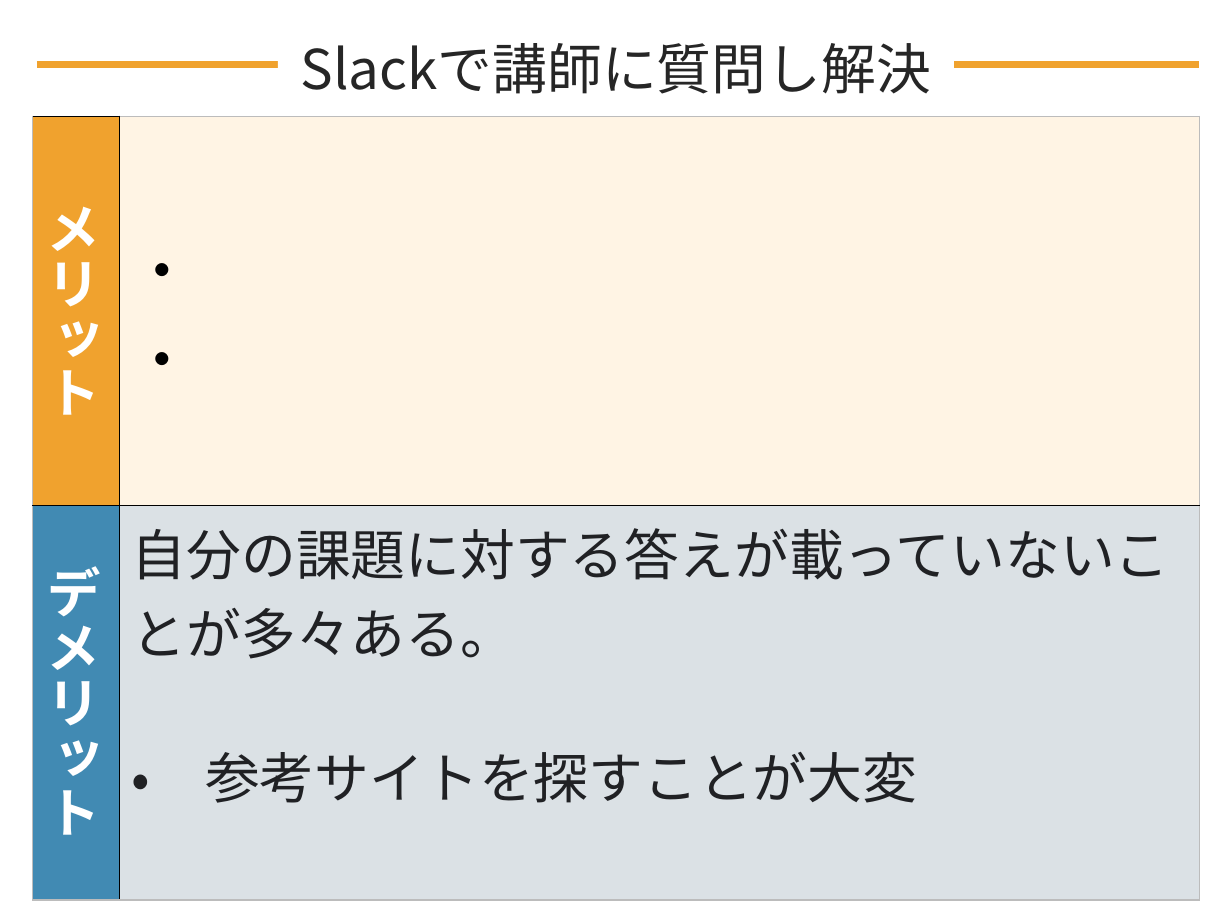
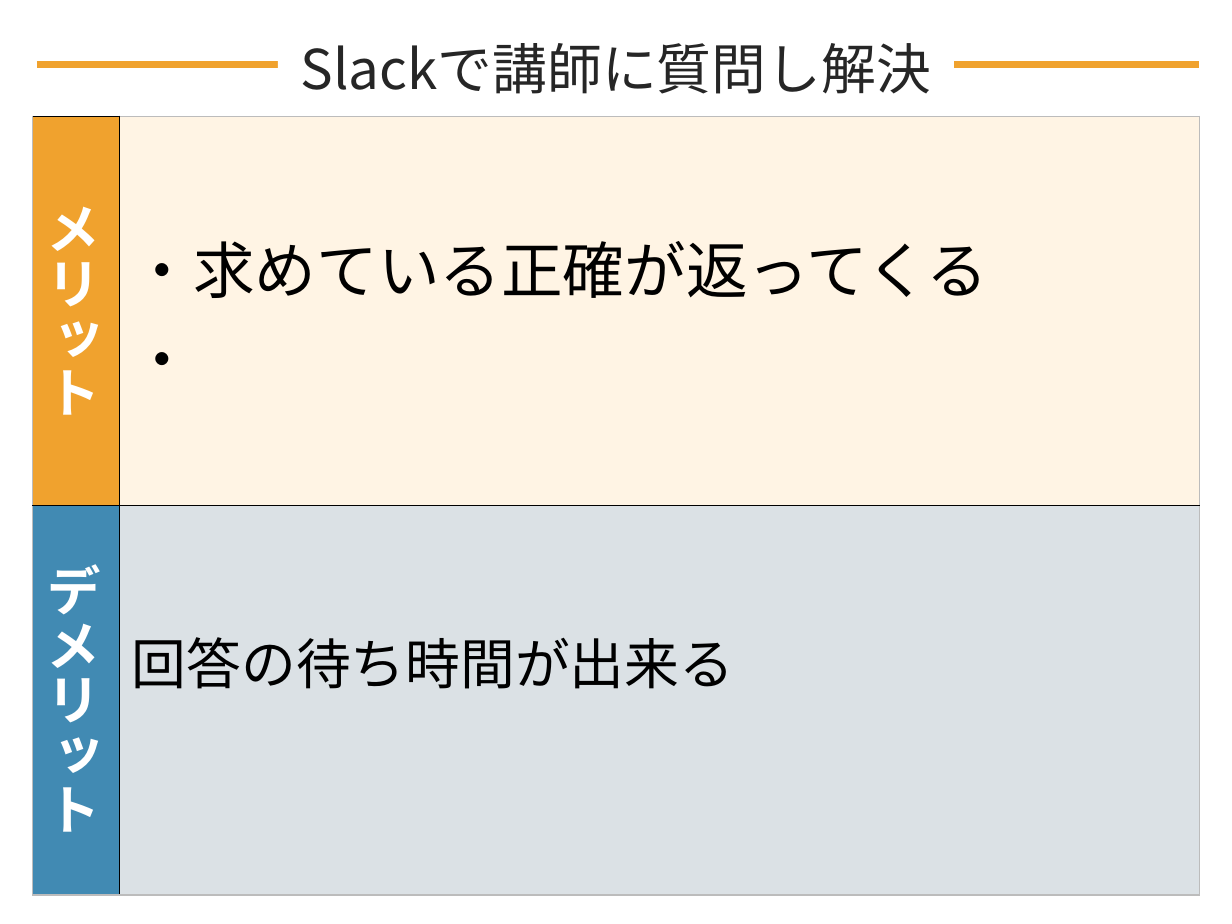
Before and after one commit to DOJO-2021/D-2, a slide deck: slide 9 of documents/プレゼン/Knowledge Holder_清書版.pptx. Drawn at 1232x924 pixels with LibreOffice and Linux fonts; fonts in the diff are those of the drawing. Boxes give left, top, right and bottom in pixels: in the first picture for what was removed or moved away, otherwise in the second. Text is boxed around its words. In the diff, an @@ line names an element or a change of style, - is before the commit and + after.

```diff
--- a/documents/プレゼン/Knowledge Holder_清書版.pptx
+++ b/documents/プレゼン/Knowledge Holder_清書版.pptx
@@ table at [33,116,1200,894] @@
-row 1, column 2: ・ / ・
+row 1, column 2: ・求めている正確が返ってくる / ・
-row 2, column 2: 自分の課題に対する答えが載っていないことが多々ある。 / ・ 参考サイトを探すことが大変
+row 2, column 2: 回答の待ち時間が出来る
```
Also in this commit, not shown: 6 other slides changed, 2 slides added.
